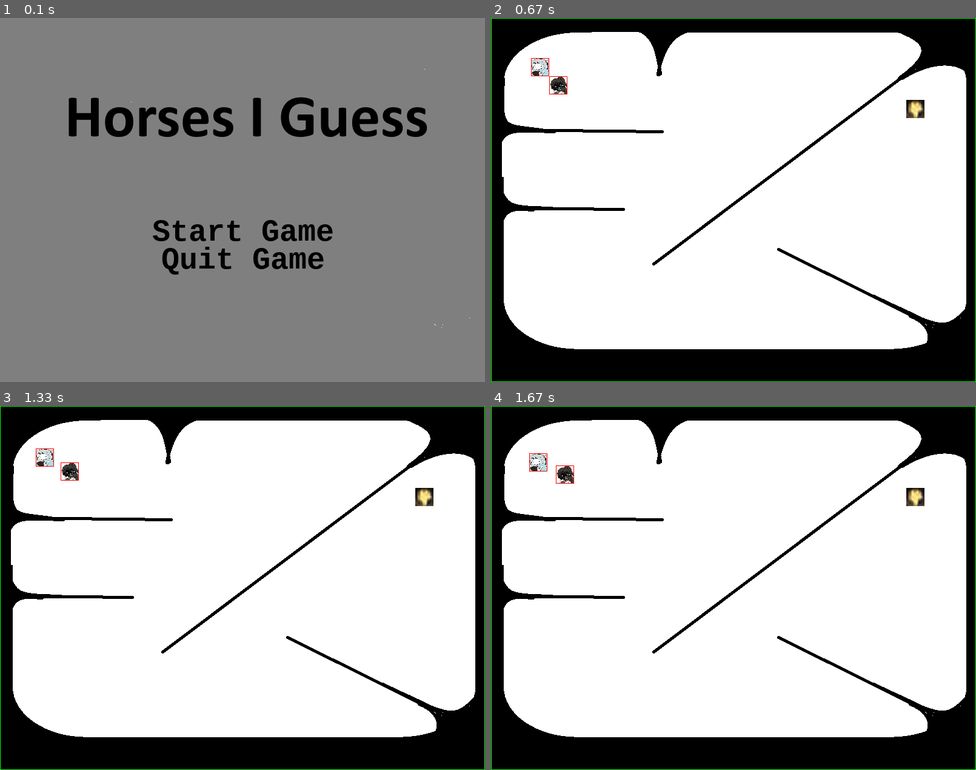
Above: before the commit, frames 1-4 (two rows, left to right).
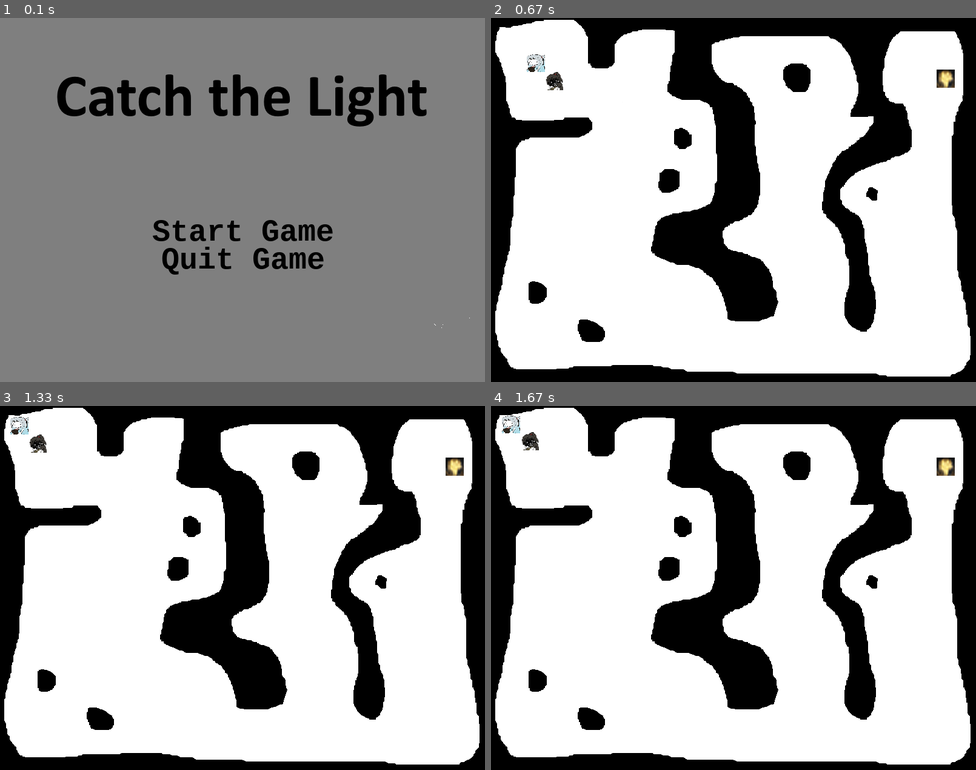
Above: after the commit, the same moments.

Repository: amabella-aguiluz/bellas-projects
Game: pygame game, started from python/pygame/catch_the_light.py
Same seed, same stepped clock (60 frames per second), same inputs: the game is played once before the commit and once after it.
Inputs (mouse positions are in pixels of both pictures, inside the frame that each line leads up to):
- Up to frame 1 (0.1 s): no input
- Up to frame 2 (0.67 s): click (733, 229) at 0.38 s
- Up to frame 3 (1.33 s): tap Space at 0.67 s; tap Esc at 1 s
- Up to frame 4 (1.67 s): tap Space at 1.4 s

The runs differ from the first frame. In frame 1, 5.6% of the frame differs, in the area x 11-89%, y 14-33%; in frame 2, 31%; in frame 3, 31%; in frame 4, 31%, in the area x 0-100%, y 0-100%.

Commit message:
new window icon, new title, cleaned up code

Diff:
--- a/python/pygame/hrt.py
+++ b/python/pygame/catch_the_light.py
@@ -11,13 +11,16 @@
 SCREEN_WIDTH = 800
 SCREEN_HEIGHT = 600
 screen = pygame.display.set_mode((SCREEN_WIDTH, SCREEN_HEIGHT))  # set screen size (width, height)
-pygame.display.set_caption('HORSE RACE TESTS BOOTLEG')
+pygame.display.set_caption('CATCH THE LIGHT')
+pygame_icon = pygame.image.load("assets/goal.png")
+pygame.display.set_icon(pygame_icon)
 clock = pygame.time.Clock()  # set fps
-velocity = 1.5  # speed of horse
+velocity = 2  # speed of horse
 running = True  # keep game loop running
 
 title_img = pygame.image.load("assets/title.png").convert_alpha()
 congratulation_img = pygame.image.load("assets/congratulation.png").convert_alpha()
+
 
 # -- maze
 maze_image = pygame.image.load("assets/map_test.png").convert_alpha()
@@ -68,6 +71,7 @@
         self.image = pygame.image.load(image_path).convert_alpha()
         self.victory_img = pygame.image.load(victory_path).convert_alpha()
         self.rect = self.image.get_rect(center=(x, y))
+
         self.h_mask = pygame.mask.from_surface(self.image)
 
     def draw(self, surface):
@@ -88,13 +92,8 @@
 
             if collision:
                 # bounce in new random direction
-                angle = random.uniform(0, 2 * math.pi)
-                speed = math.hypot(self.velocity_x, self.velocity_y)
-                self.velocity_x = math.cos(angle) * speed
-                self.velocity_y = math.sin(angle) * speed
-                self.x += self.velocity_x
-                self.y += self.velocity_y
-                self.rect.center = (self.x, self.y)
+                self.bounce_off_walls(maze_rect, maze_mask)
+                self.resolve_stuck(maze_rect, maze_mask)
                 break
 
         # clamp to screen
@@ -110,26 +109,32 @@
         self.velocity_x = math.cos(new_angle) * speed
         self.velocity_y = math.sin(new_angle) * speed
 
+    def resolve_stuck(self, maze_rect, maze_mask):
+            """Push the horse outward until it's no longer inside a wall."""
+            attempts = 0
+            while self.check_maze_collision(maze_rect, maze_mask) and attempts < 10:
+                # Push the horse slightly in the opposite direction of its velocity
+                self.x -= self.velocity_x * 0.2
+                self.y -= self.velocity_y * 0.2
+                self.rect.center = (self.x, self.y)
+                attempts += 1
+
     def check_maze_collision(self, maze_rect, maze_mask):
         offset = (int(self.rect.left - maze_rect.left), int(self.rect.top - maze_rect.top))
         return self.h_mask.overlap(maze_mask, offset)
 
     def bounce_off_walls(self, maze_rect, maze_mask):
-        angle = math.atan2(self.velocity_y, self.velocity_x)
-        deviation = random.uniform(-math.pi / 3, math.pi / 3)
-        new_angle = angle + math.pi + deviation
-        speed = math.hypot(self.velocity_x, self.velocity_y)
-        self.velocity_x = math.cos(new_angle) * speed
-        self.velocity_y = math.sin(new_angle) * speed
+        self.bounce_velocity()
 
         for _ in range(10):
-            self.x += self.velocity_x
-            self.y += self.velocity_y
+            self.x += self.velocity_x * 0.2
+            self.y += self.velocity_y * 0.2
             self.x = max(0, min(self.x, SCREEN_WIDTH))
             self.y = max(0, min(self.y, SCREEN_HEIGHT))
             self.rect.center = (self.x, self.y)
             if not self.check_maze_collision(maze_rect, maze_mask):
                 break
+
 
     def check_other_collision(self, other):
         offset = (int(self.rect.left - other.rect.left), int(self.rect.top - other.rect.top))
@@ -149,14 +154,13 @@
             other.rect.y += other.velocity_y
 
 def goal_reach(horse, goal):
-    # Calculate offset between horse and goal
+    # offset between horse and goal
     offset = (int(horse.rect.left - goal.rect.left), int(horse.rect.top - goal.rect.top))
 
-    # Check if horse's mask overlaps with goal's mask
+    # if horse's mask overlaps with goal's mask
     collision = horse.h_mask.overlap(goal.g_mask, offset)
 
     if collision:
-        print(f"{horse.name} reached the goal!")
         return True
 
     return False
@@ -255,7 +259,7 @@
     ]
 
     # -- goal
-    goal1 = Goal(700, 150, "assets/goal.png")
+    goal1 = Goal(750, 100, "assets/goal.png")
 
     while running:
         for event in pygame.event.get():
@@ -263,29 +267,26 @@
                 return GameState.QUIT
             if event.type == pygame.KEYDOWN:
                 # pause function
-                if event.key == pygame.K_SPACE:
+                if event.key == pygame.K_SPACE: # press space
                     pause_game()
                 if event.type == pygame.QUIT:
                     return GameState.QUIT
 
 
         for horse in horses:
-            horse.move(maze_rect, maze_mask)
-            if(goal_reach(horse, goal1)):
+            horse.move(maze_rect, maze_mask) #horse moves in the map
+            if(goal_reach(horse, goal1)): #if horse reaches goal
                 return game_over(horse)
 
-        for i, horse in enumerate(horses):
+        for i, horse in enumerate(horses): # horses bounce off of eachother
             for j in range(i + 1, len(horses)):
                 horse.bounce_off_other(horses[j])
 
         screen.blit(maze_image, (0, 0))  # <-- draw maze map
         for horse in horses:
             horse.draw(screen)
-            pygame.draw.rect(screen, (255, 0, 0), horse.rect, 1)  # red box around horse
             goal1.draw(screen) # <- draw goal
 
-
-        pygame.draw.rect(screen, (0, 255, 0), maze_rect, 1)  # green box around maze
         pygame.display.flip()
         clock.tick(60)
 
Binary file changed: python/pygame/assets/map_test.png
Binary file changed: python/pygame/assets/title.png
Not shown, removed: python/pygame/title
